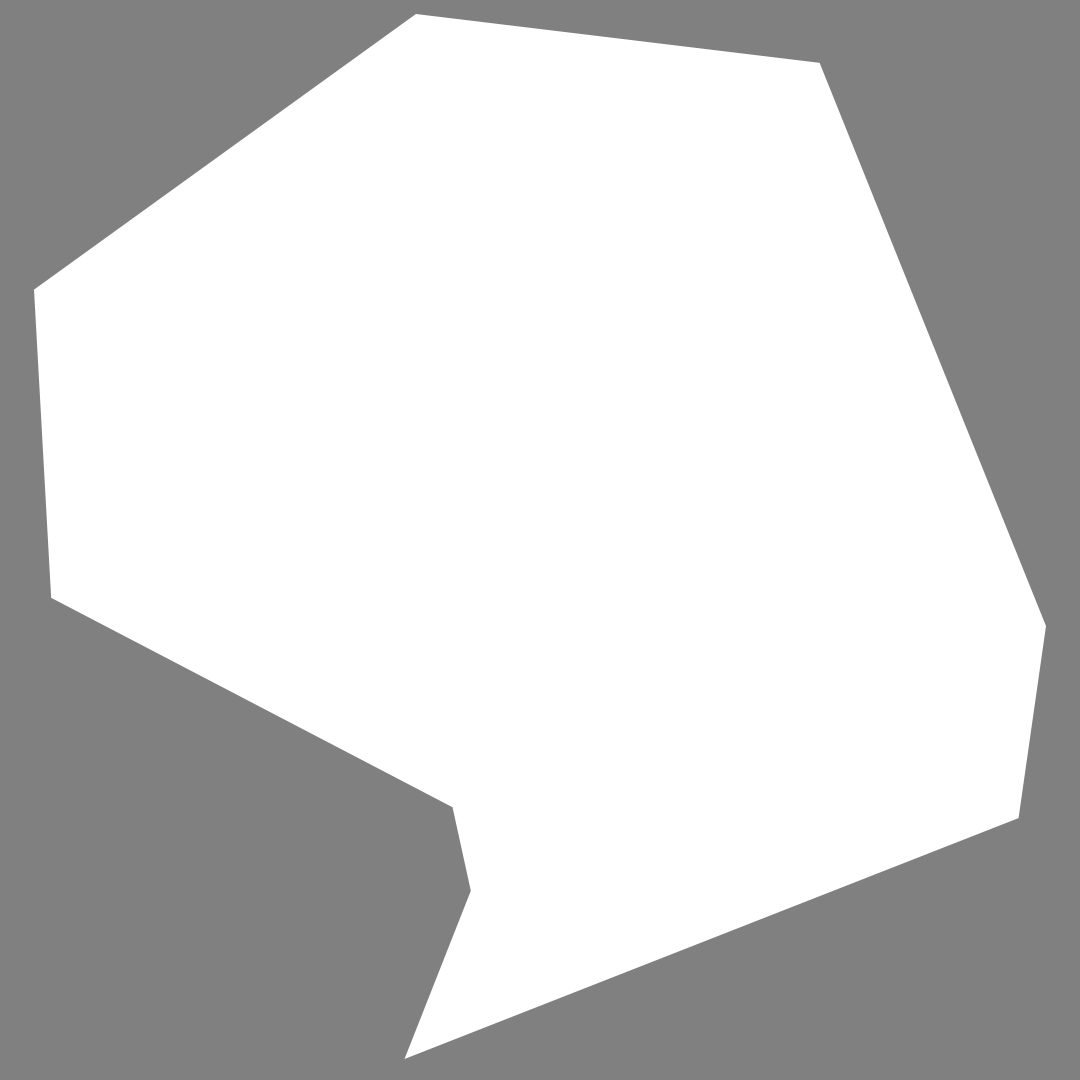
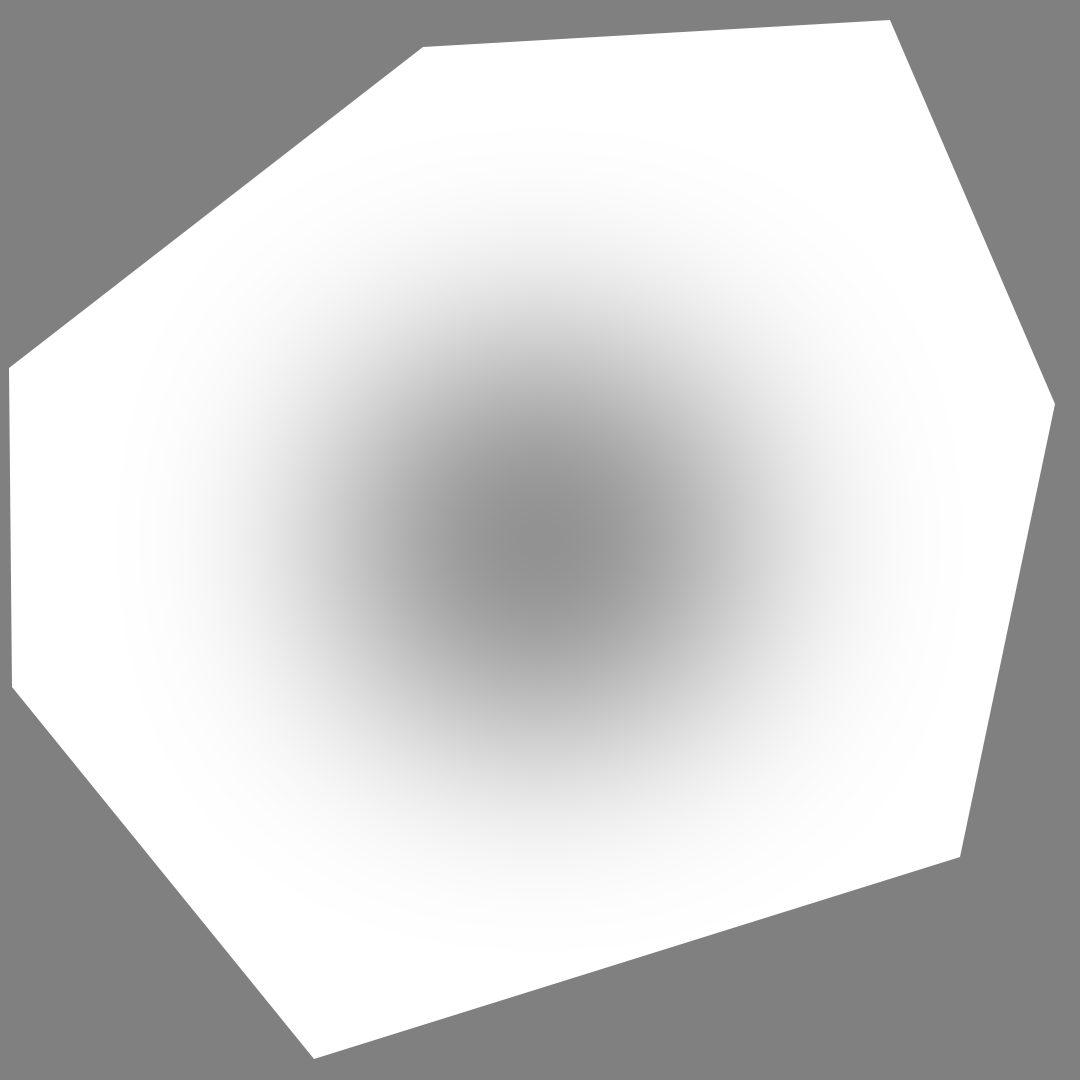
Layers edited between the first and the second 1080 × 1080 image:
added layer "Layer 2" above "Layer 1" over [left=9, top=20, right=1055, bottom=1059]
hid "Layer 1" over [left=34, top=14, right=1046, bottom=1059]
